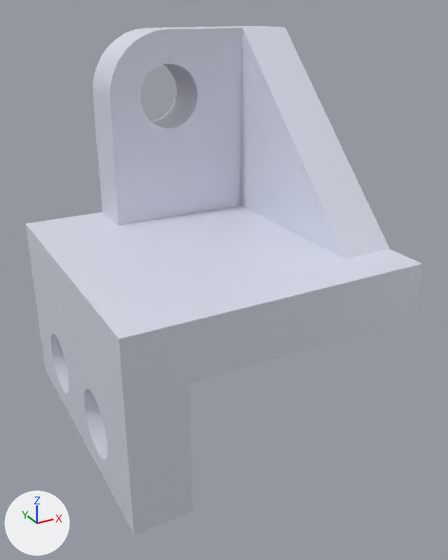
An edit to the glTF model trex/p35model6-1.gltf, drawn before and after from the same camera.
Before and after are seen from a 50 mm camera at (-22.2, -45.6, 24.8) aimed at (3.1, 0.4, 1.9). Every picture has the same lights, and +X, +Y and +Z are marked at lower left. Vertices at the same position are counted once.
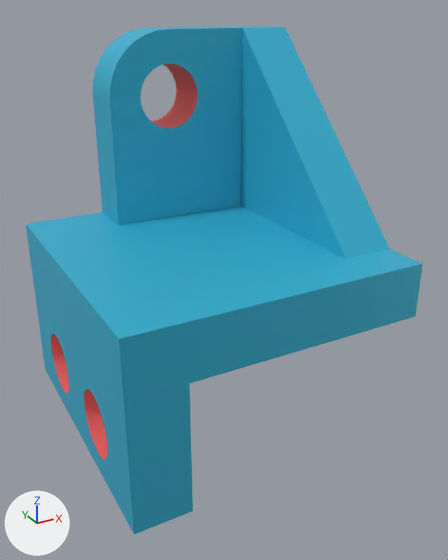
Pixel boxes [x1, y1, x2, y2] of what changed, in the pictures (448 x 560 px):
'Mesh_0', recoloured (white to cyan)
    both: [26, 26, 423, 534]

What the commit changed:
Material 'Material' (mat_material) changes colour from white #e6eaf7 to red #ff7272; in linear values from (0.792, 0.82, 0.933) to (1.0, 0.169, 0.169).
Material 'Material.001' (mat_material_001) is new.
Its base color is (0.0392, 0.49, 0.71) (cyan #38badb).
Its metallic is 0.25.
me_mesh_0 has 184 vertices, 370 faces and spans x -11.0..16.0, y -11.0..16.0, z -12.0..23.0.
me_mesh_0 is used by ob_mesh_0; location (0.0, 0.0, 0.0).
me_mesh_0 part 1: 226 of the faces centred in x -11.0..16.0, y -11.0..16.0, z -12.0..23.0 switch from mat_material (white #e6eaf7) to mat_material_001 (cyan #38badb).
